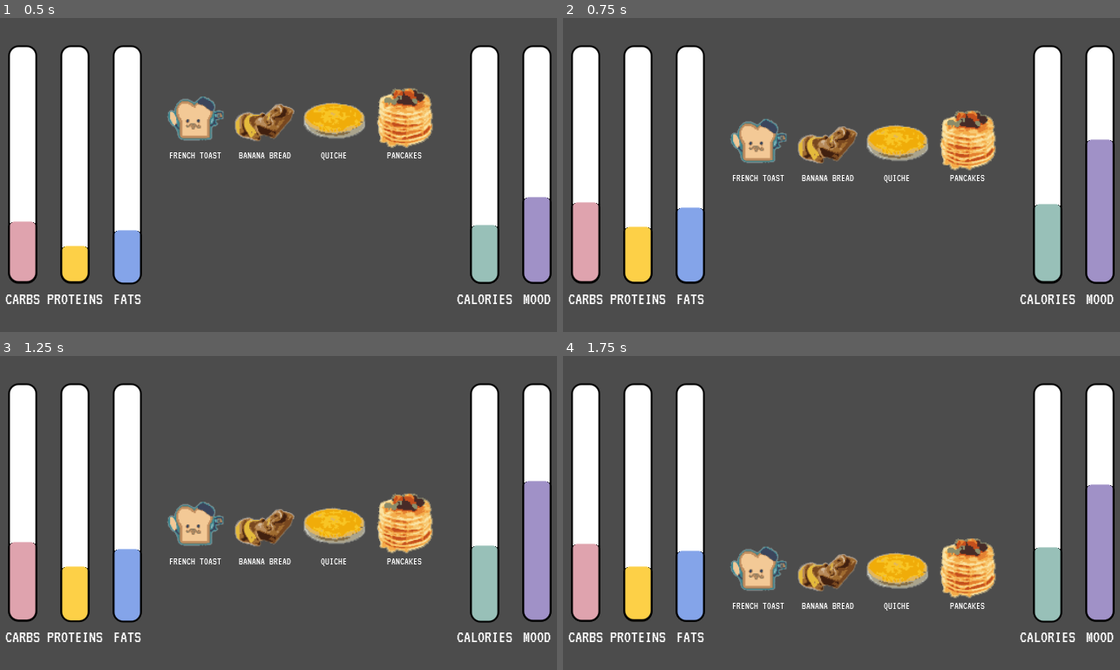
Above: before the commit, frames 1-4 (two rows, left to right).
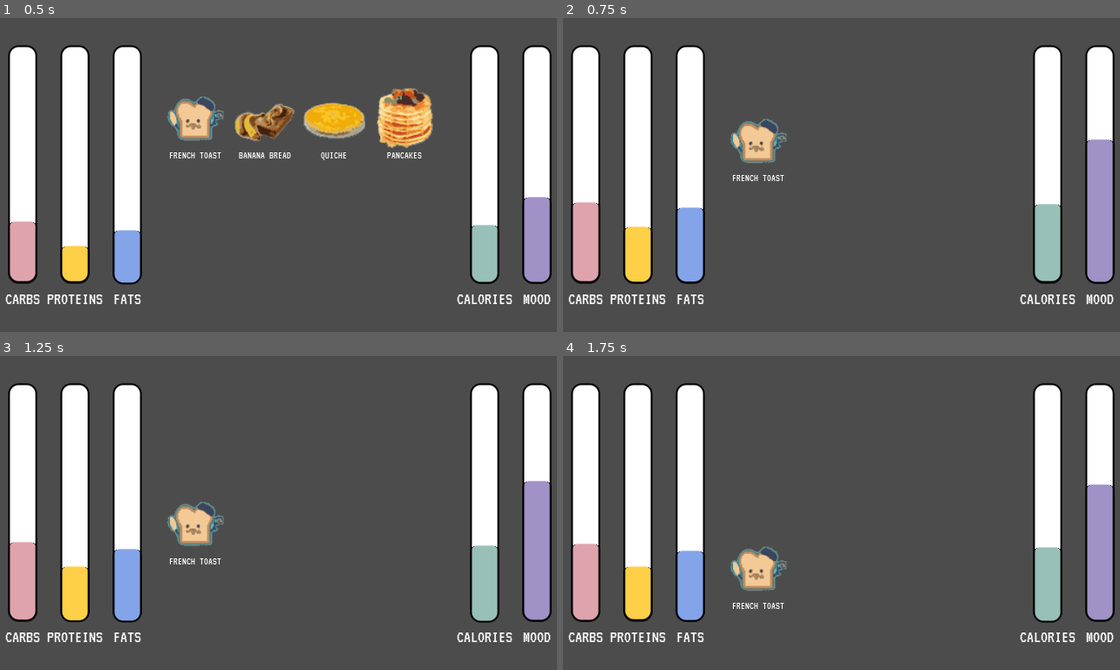
Above: after the commit, the same moments.

Repository: knightsean00/hippo
Game: Godot game, scene res://Scene/Game.tscn
Same seed, same stepped clock (60 frames per second), same inputs: the game is played once before the commit and once after it.
Inputs (mouse positions are in pixels of both pictures, inside the frame that each line leads up to):
- Up to frame 1 (0.5 s): no input
- Up to frame 2 (0.75 s): move the mouse to (757, 118) at 0.52 s; click (757, 118) at 0.67 s
- Up to frame 3 (1.25 s): no input
- Up to frame 4 (1.75 s): move the mouse to (830, 522) at 1.27 s; click (830, 522) at 1.42 s

Frame 1 is identical in both runs. In frame 2, 3.7% of the frame differs, in the area x 42-78%, y 29-53%; in frame 3, 3.7%; in frame 4, 3.7%, in the area x 42-78%, y 58-82%.

Commit message:
make other foods go away after select

Diff:
--- a/src/Scene/FoodRow.gd
+++ b/src/Scene/FoodRow.gd
@@ -30,6 +30,9 @@
 	if not clicked:
 		emit_signal("ROW_CLICKED", food_name)
 		clicked = true
+		for sprite in self.foods:
+			if sprite.food_name != food_name:
+				remove_child(sprite)
 
 # Called when the node enters the scene tree for the first time.
 func _ready():
